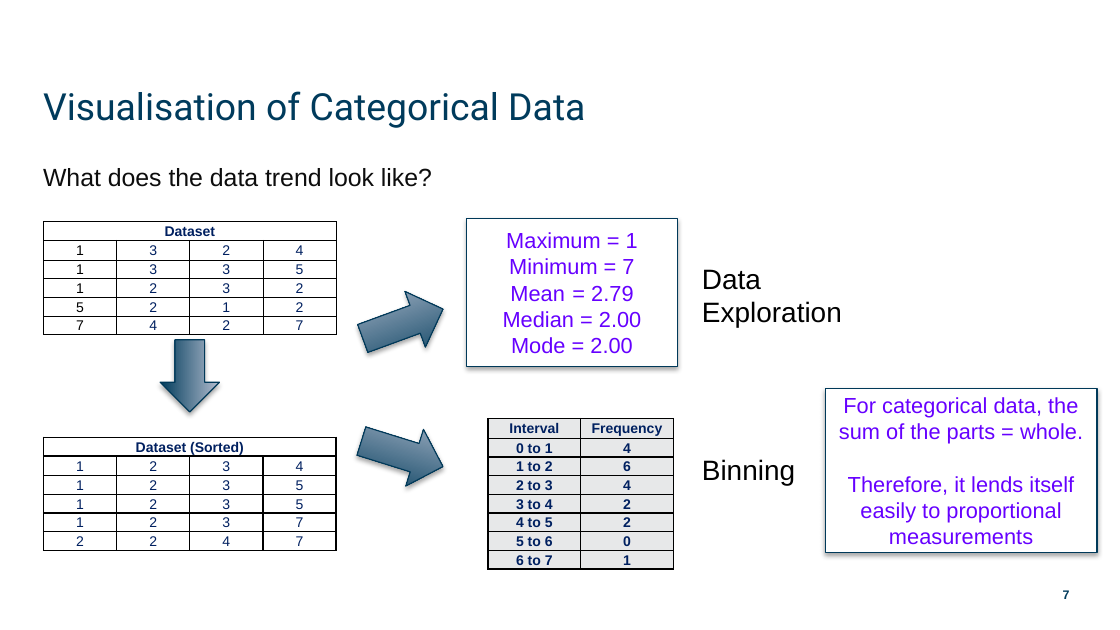
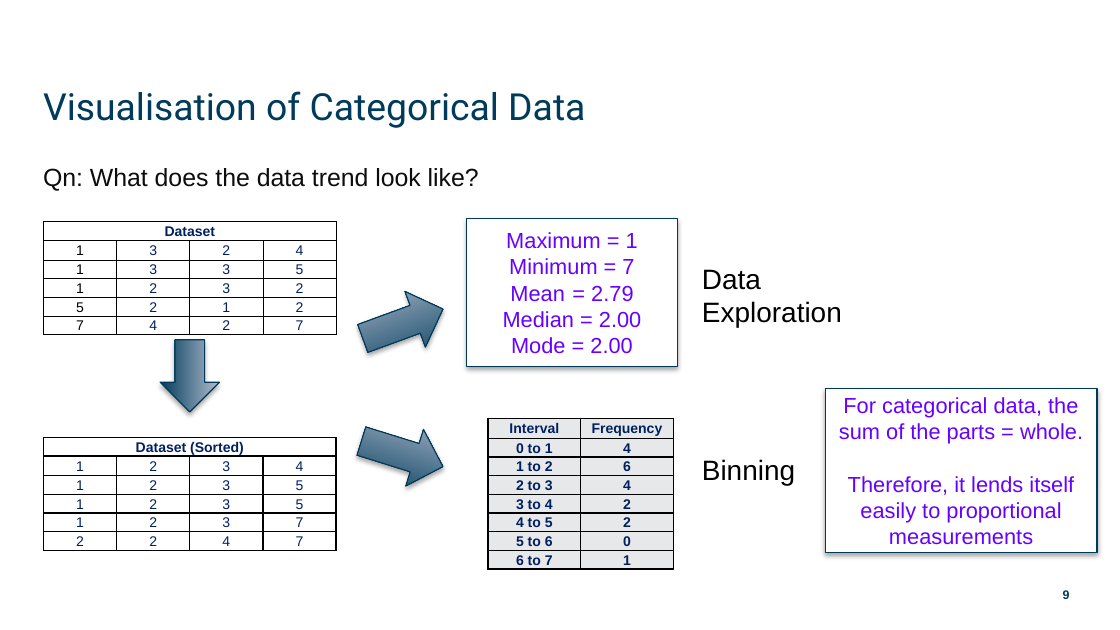
Before and after one commit to munishkumar-gh/munishkumar-gh.github.io, a slide deck: slide 9 of SuSS/ANL201 Study Unit 4_2021 - Lecturer.pptx (slide 7 before the commit). Drawn at 1120x630 pixels with LibreOffice and Linux fonts; fonts in the diff are those of the drawing; background and template pictures are left out. Boxes give left, top, right and bottom in pixels: in the first picture for what was removed or moved away, otherwise in the second. Text is boxed around its words. In the diff, an @@ line names an element or a change of style, - is before the commit and + after.

```diff
--- a/SuSS/ANL201 Study Unit 4_2021 - Lecturer.pptx
+++ b/SuSS/ANL201 Study Unit 4_2021 - Lecturer.pptx
@@ text at [43, 168, 479, 191]: text changed @@
-What does the data trend look like?
+Qn: What does the data trend look like?
@@ page number at [1063, 590, 1070, 599]: text changed @@
-7
+9
```
Also in this commit, not shown: 2 other slides changed, 2 slides added, 1 other file.
